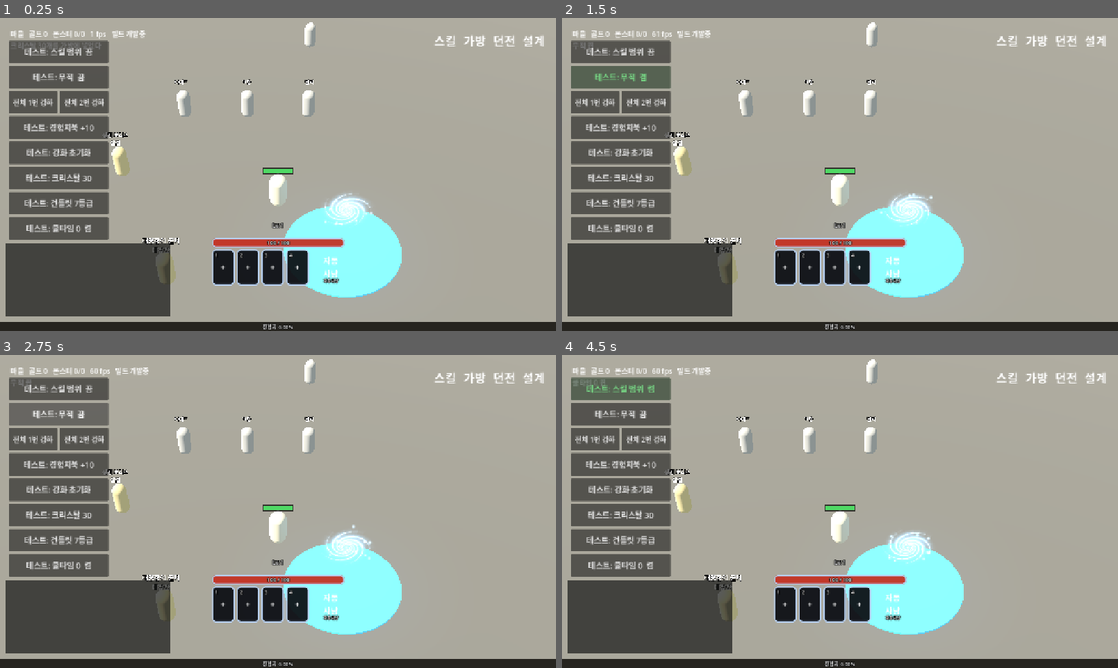
Above: before the commit, frames 1-4 (two rows, left to right).
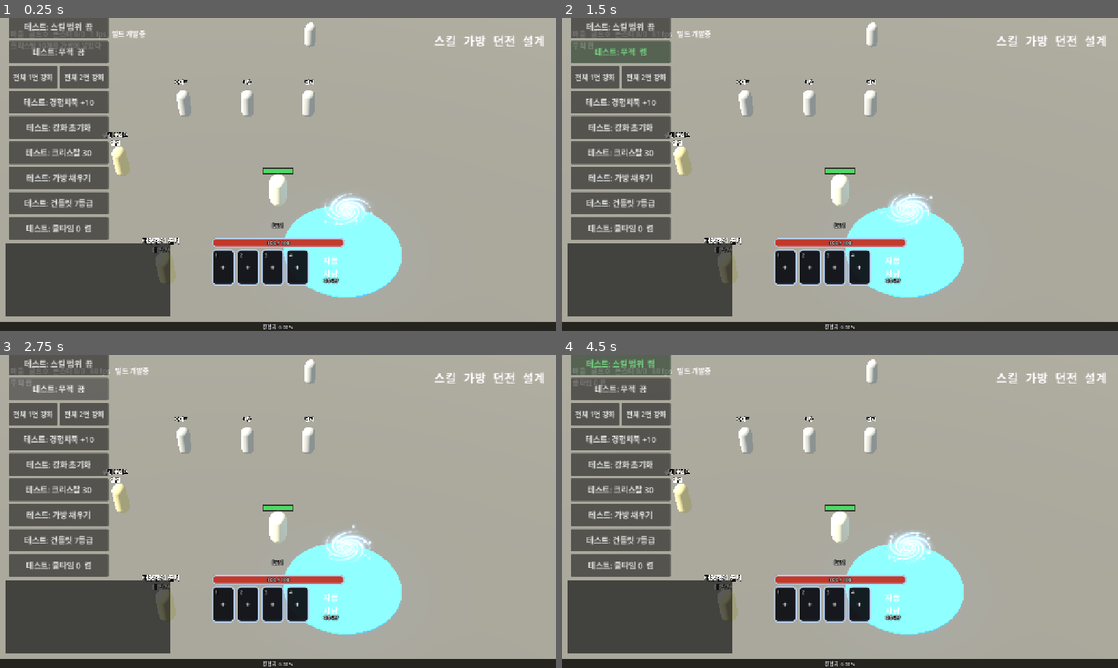
Above: after the commit, the same moments.

Repository: gogoalswo/MMORPG
Game: Godot game, scene res://main.tscn
Two runs of this game, one before a commit and one after it. Both use one fixed random seed, a clock stepped at 60 frames per second and the inputs below.
Inputs (mouse positions are in pixels of both pictures, inside the frame that each line leads up to):
- Up to frame 1 (0.25 s): no input
- Up to frame 2 (1.5 s): click (784, 268) at 0.52 s; click "테스트: 무적 끔" at 1.25 s
- Up to frame 3 (2.75 s): click "테스트: 무적 켬" at 2 s
- Up to frame 4 (4.5 s): click "테스트: 쿨타임 0 켬" at 2.75 s; click "테스트: 쿨타임 0 끔" at 3.5 s; click "테스트: 스킬 범위 끔" at 4.25 s

The runs differ from the first frame. In frame 1, 2.4% of the frame differs, in the area x 1-20%, y 0-53%; in frame 2, 2.4%; in frame 3, 2.4%; in frame 4, 2.5%.

Commit message:
테스트 단추 "가방 채우기": 빈칸을 42종 장비로 채우고 강화 단계를 +0~+4 로 섞는다
다중 강화(같은 아이템 · 같은 등급 · 낮은 것부터)를 시험하려면 같은 아이템 여럿과 섞인 단계가 필요하다.

Co-Authored-By: Claude Opus 5.5 <noreply@anthropic.com>
Claude-Session: https://claude.ai/code/session_011mkxsAk4jzBh2WpDj3WkjF

Diff:
--- a/godot/game/game.gd
+++ b/godot/game/game.gd
@@ -2652,6 +2652,19 @@
 	)
 	column.add_child(gauntlets)
 	column.move_child(gauntlets, 0)  # 쿨타임 단추가 맨 아래 구석에 남아야 한다 (ui_test 가 본다)
+	# 가방 빈칸을 장비로 꽉 채운다 (2026-09-24 요청 — "테스트하기 위해서 아이템을 인벤토리에 채워".
+	# 다중 강화를 시험하려면 같은 아이템 여럿 · 섞인 강화 단계가 필요하다)
+	var fill := Button.new()
+	fill.custom_minimum_size = Vector2(230, 52)
+	fill.add_theme_font_size_override("font_size", 18)
+	fill.text = "테스트: 가방 채우기"
+	fill.pressed.connect(func() -> void:
+		_transport.send(&"debugFillBag", {})
+		if _bag_panel.visible:
+			_redraw_bag()
+	)
+	column.add_child(fill)
+	column.move_child(fill, 0)
 	# 크리스탈 30개를 가방에 넣는다 (2026-09-23 요청 — "가방에 30개 넣어". 드랍이 0.01% 라
 	# 주워서는 시험해 볼 수 없다)
 	var crystals := Button.new()
--- a/godot/net/local_transport.gd
+++ b/godot/net/local_transport.gd
@@ -54,6 +54,8 @@
 			_world.set_invincible(MY_ID, bool(payload.get("on", false)))
 		&"debugGauntlets":
 			_world.debug_gauntlets(MY_ID)
+		&"debugFillBag":
+			_world.debug_fill_bag(MY_ID)
 		&"debugCrystals":
 			_world.debug_crystals(MY_ID, int(payload.get("count", 30)))
 		&"debugGear":
--- a/godot/tests/enhance_test.gd
+++ b/godot/tests/enhance_test.gd
@@ -21,6 +21,7 @@
 	_case_reach()
 	_case_many()
 	_case_many_rounds()
+	_case_fill()
 	Save.clear()
 
 	if _failed == 0:
@@ -259,3 +260,24 @@
 		func(x: Dictionary) -> bool: return str(x.id) == "g1_a" and int(x.enhance) == 0
 	).size(), 12)
 	print("  다중 +1→+3 을 %d바퀴: 22개 중 %d개 도달 (기댓값 약 12)" % [rounds, alive])
+
+
+## 테스트 단추 "가방 채우기" (2026-09-24 "테스트하기 위해서 아이템을 인벤토리에 채워") —
+## 빈칸을 장비로 꽉 채우고, 같은 아이템이 여럿이며 강화 단계가 섞여 있어야 다중 강화를 시험할 수 있다
+func _case_fill() -> void:
+	var s := _world()
+	var w: World = s[0]
+	var me: Dictionary = s[1]
+	me.bag.append({"id": Items.crystal_id(), "count": 2})
+	w.debug_fill_bag("me")
+	w.drain_events()
+	_eq("가방이 꽉 찬다", me.bag.size(), Items.bag_size())
+	var gear: Array = me.bag.filter(func(x: Dictionary) -> bool: return not Items.get_item(str(x.id)).is_empty())
+	_eq("크리스탈 말고 전부 장비", gear.size(), Items.bag_size() - 1)
+	var same: Array = gear.filter(func(x: Dictionary) -> bool: return str(x.id) == str(gear[0].id))
+	var levels := {}
+	for x in same:
+		levels[int(x.enhance)] = true
+	_eq("같은 아이템이 넷 이상", same.size() >= 4, true)
+	_eq("같은 아이템의 강화 단계가 섞였다", levels.size() >= 4, true)
+	_eq("일곱 등급이 다 있다", gear.map(func(x: Dictionary) -> int: return int(x.grade)).max(), 7)
--- a/godot/world/world.gd
+++ b/godot/world/world.gd
@@ -1188,6 +1188,32 @@
 	_events.append({"type": "notice", "text": "테스트: 건틀릿 %d개를 넣었다" % added})
 
 
+## **테스트 — 가방의 빈칸을 장비로 꽉 채운다** (2026-09-24 요청: "테스트하기 위해서 아이템을
+## 인벤토리에 채워"). 강화 팝업의 다중 강화를 시험하려는 것이라 **같은 아이템이 여러 개**,
+## 같은 등급에 부위가 여럿, **강화 단계가 섞여** 있어야 한다 — 42종(등급 7 × 부위 6)을
+## 돌아가며 넣고, 한 바퀴 돌 때마다 강화를 한 단계씩(+0 ~ +4) 올린다. 옵션은 그 등급대로 굴린다
+func debug_fill_bag(player_id: String) -> void:
+	var player: Dictionary = _players.get(player_id, {})
+	if player.is_empty():
+		return
+	var slots: Array = Items.slots()
+	var kinds := Stats.grade_count() * slots.size()
+	var added := 0
+	while player.bag.size() < Items.bag_size():
+		var grade := 1 + (added / slots.size()) % Stats.grade_count()
+		var item := Items.get_item(Items.item_id(grade, str(slots[added % slots.size()])))
+		if not item.is_empty():
+			player.bag.append({
+				"id": str(item.id), "grade": grade, "enhance": (added / kinds) % 5,
+				"options": Items.roll_options(item, grade, _rng),
+			})
+		added += 1
+		if added > Items.bag_size() * 2:
+			break  # 표가 비어도 끝없이 돌지 않게
+	_events.append({"type": "inventory", "bag": player.bag, "equipped": player.equipped})
+	_events.append({"type": "notice", "text": "테스트: 가방을 채웠다 (%d칸)" % player.bag.size()})
+
+
 ## 한 번만 준다 — 받았으면 `granted` 에 `key` 가 남아 다음 접속에는 안 준다.
 ## 2026-09-23 요청 "가방에 30개 넣어" 로 크리스탈 30개를 이걸로 준다 (`LocalTransport.open`)
 func grant_once(player_id: String, key: String, stack: Dictionary) -> void:
Not shown, changed: docs/features/inventory-equipment.md
